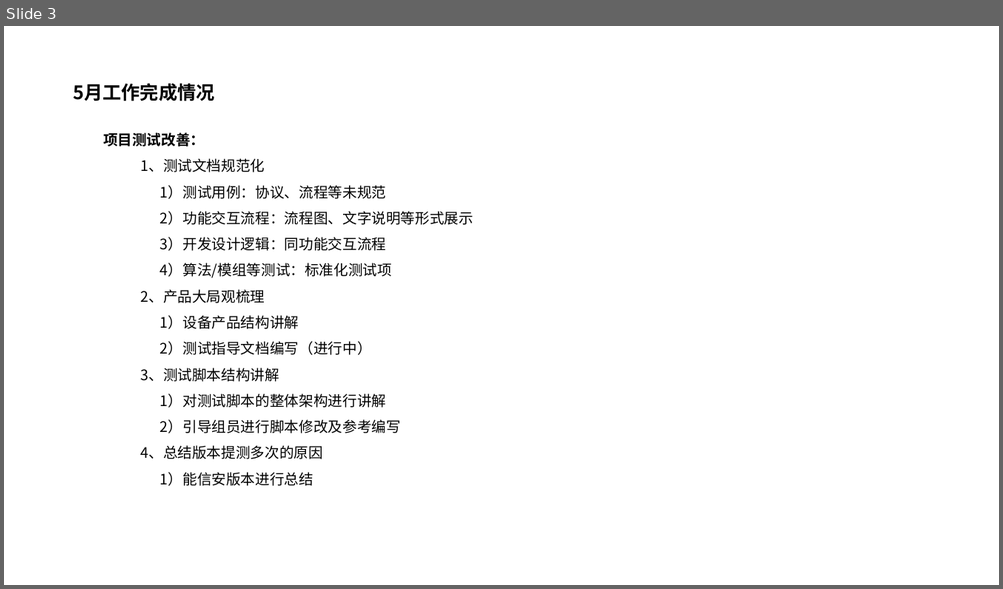
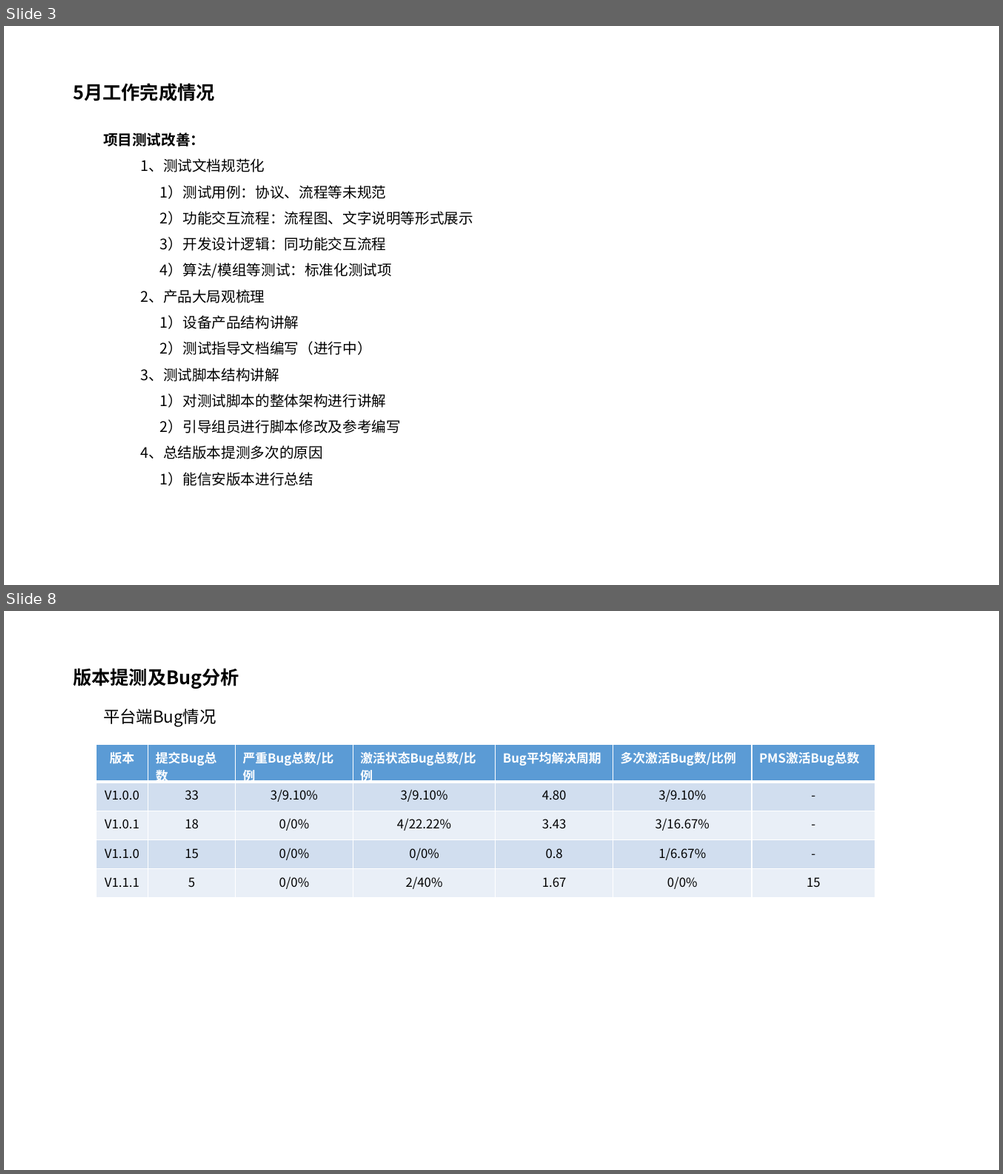
Before and after one commit to chanjumping/-, a slide deck: 5月工作汇报-陈江滨.pptx. Shown one above the other, each under a label of ours: slide 3 before the commit, slides 3 and 8 after it; the slides between them are not shown. The pictures are 1003x589 and 1003x1174 pixels, drawn with LibreOffice and Linux fonts; fonts in the diff are those of the drawing; background and template pictures are left out. Boxes give left, top, right and bottom in pixels: in the first picture for what was removed or moved away, otherwise in the second. Text is boxed around its words. In the diff, an @@ line names an element or a change of style, - is before the commit and + after.

```diff
--- a/5月工作汇报-陈江滨.pptx
+++ b/5月工作汇报-陈江滨.pptx
@@ slide 8 added at (x1=4, y1=611, x2=999, y2=1170), background picture (left out) @@
@@ text added at (x1=73, y1=668, x2=239, y2=689), 18 pt, text #000000, bold @@
+版本提测及Bug分析
@@ text added at (x1=103, y1=709, x2=216, y2=727), 16 pt, text #000000 @@
+平台端Bug情况
@@ table added at (x1=96, y1=744, x2=876, y2=892), 5 rows, 7 columns @@
+版本 | 提交Bug总数 | 严重Bug总数/比例 | 激活状态Bug总数/比例 | Bug平均解决周期 | 多次激活Bug数/比例 | PMS激活Bug总数
+V1.0.0 | 33 | 3/9.10% | 3/9.10% | 4.80 | 3/9.10% | -
+V1.0.1 | 18 | 0/0% | 4/22.22% | 3.43 | 3/16.67% | -
+V1.1.0 | 15 | 0/0% | 0/0% | 0.8 | 1/6.67% | -
+V1.1.1 | 5 | 0/0% | 2/40% | 1.67 | 0/0% | 15
```
Also in this commit, not shown: 7 slides changed, 5 other files.
